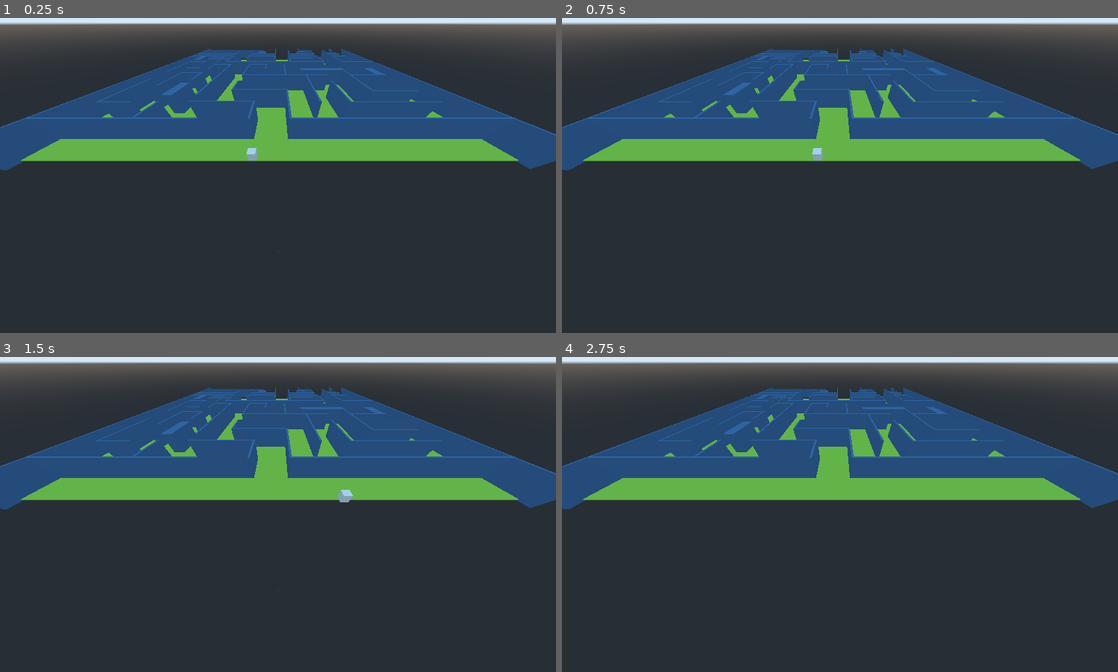
Above: before the commit, frames 1-4 (two rows, left to right).
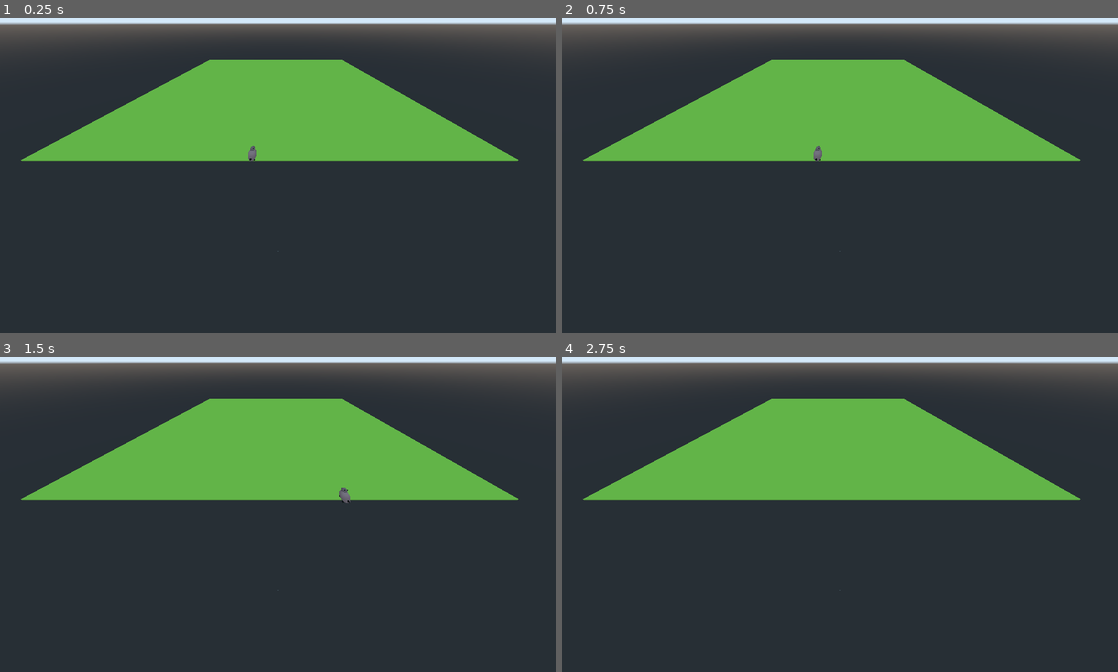
Above: after the commit, the same moments.

Repository: ajelenga/labiLapin
Game: Godot game, scene res://Spatial.tscn
Two runs of this game, one before a commit and one after it. Both use one fixed random seed, a clock stepped at 60 frames per second and the inputs below.
Inputs:
- Up to frame 1 (0.25 s): no input
- Up to frame 2 (0.75 s): tap Enter at 0.5 s; hold Right (ui_right) from 0.53 s (still down)
- Up to frame 3 (1.5 s): release Right (ui_right) at 1.28 s; hold Down (ui_down) from 1.28 s (still down)
- Up to frame 4 (2.75 s): release Down (ui_down) at 2.03 s; hold Right (ui_right) from 2.03 s (still down)

The runs differ from the first frame. In frame 1, 19% of the frame differs, in the area x 0-100%, y 9-49%; in frame 2, 19%; in frame 3, 19%; in frame 4, 18%.

Commit message:
final lapin

Diff:
--- a/main/Spatial.tscn
+++ b/main/Spatial.tscn
@@ -88,7 +88,30 @@
 
 [sub_resource type="BoxShape" id=5]
 
-[sub_resource type="CubeMesh" id=12]
+[sub_resource type="SphereMesh" id=14]
+
+[sub_resource type="SpatialMaterial" id=15]
+albedo_color = Color( 0.705882, 0.541176, 0.541176, 1 )
+
+[sub_resource type="SpatialMaterial" id=16]
+albedo_color = Color( 0, 0, 0, 1 )
+
+[sub_resource type="SpatialMaterial" id=17]
+
+[sub_resource type="SpatialMaterial" id=18]
+albedo_color = Color( 0, 0, 0, 1 )
+
+[sub_resource type="SpatialMaterial" id=19]
+albedo_color = Color( 0, 0, 0, 1 )
+
+[sub_resource type="SpatialMaterial" id=20]
+albedo_color = Color( 0, 0, 0, 1 )
+
+[sub_resource type="SpatialMaterial" id=21]
+albedo_color = Color( 0, 0, 0, 1 )
+
+[sub_resource type="SpatialMaterial" id=22]
+albedo_color = Color( 0.572549, 0.458824, 0.458824, 1 )
 
 [sub_resource type="BoxShape" id=13]
 
@@ -109,6 +132,7 @@
 shape = SubResource( 3 )
 
 [node name="murs" type="Spatial" parent="."]
+visible = false
 
 [node name="mur5" type="StaticBody" parent="murs"]
 transform = Transform( 0.3, 0, 0, 0, 3, 0, 0, 0, 10, -5.13587, 2.95133, -170.166 )
@@ -2933,12 +2957,76 @@
 fov = 112.376
 
 [node name="lapin3D" type="RigidBody" parent="."]
-transform = Transform( 1, 0, 0, 0, 1, 0, 0, 0, 1, 4.19938, 1.16542, -187.496 )
+transform = Transform( -4.37114e-08, 0, -1, 0, 1, 0, 1, 0, -4.37114e-08, 4.19938, 1.16542, -187.496 )
 script = ExtResource( 3 )
 
 [node name="MeshInstance" type="MeshInstance" parent="lapin3D"]
-transform = Transform( 1, 0, 0, 0, 1, 0, 0, 0, 1, 0, 0, 0 )
-mesh = SubResource( 12 )
+transform = Transform( 2.09878, 0, 0, 0, 0.792819, 0, 0, 0, 1, 0, 0, 0 )
+mesh = SubResource( 14 )
+material/0 = SubResource( 15 )
+
+[node name="MeshInstance3" type="MeshInstance" parent="lapin3D"]
+transform = Transform( 0.375487, 0, 0, 0, 0.166481, 0, 0, 0, 0.215061, -1.91109, 0.328254, -0.0468445 )
+mesh = SubResource( 14 )
+material/0 = SubResource( 16 )
+
+[node name="MeshInstance5" type="MeshInstance" parent="lapin3D"]
+transform = Transform( 0.375487, 0, 0, 0, 0.166481, 0, 0, 0, 0.215061, -1.91109, 0.328254, -0.0468445 )
+mesh = SubResource( 14 )
+
+[node name="MeshInstance13" type="MeshInstance" parent="lapin3D"]
+transform = Transform( 0.375487, 0, 0, 0, 0.166481, 0, 0, 0, 0.215061, 1.36108, 0.883463, -0.0468445 )
+mesh = SubResource( 14 )
+material/0 = SubResource( 17 )
+
+[node name="MeshInstance15" type="MeshInstance" parent="lapin3D"]
+transform = Transform( 0.213864, 0.000397019, 0, -0.0752996, 0.0052185, 0, 0, 0, 0.299845, 2.07883, 0.549405, 0.0280151 )
+mesh = SubResource( 14 )
+material/0 = SubResource( 17 )
+
+[node name="MeshInstance14" type="MeshInstance" parent="lapin3D"]
+transform = Transform( 0.375487, 0, 0, 0, 0.166481, 0, 0, 0, 0.215061, 1.36108, 0.885493, 0.230545 )
+mesh = SubResource( 14 )
+material/0 = SubResource( 17 )
+
+[node name="MeshInstance6" type="MeshInstance" parent="lapin3D"]
+transform = Transform( 0.375487, 0, 0, 0, 0.166481, 0, 0, 0, 0.215061, 0.87864, -0.8269, -0.406647 )
+mesh = SubResource( 14 )
+
+[node name="MeshInstance8" type="MeshInstance" parent="lapin3D"]
+transform = Transform( 0.375487, 0, 0, 0, 0.166481, 0, 0, 0, 0.215061, 0.87864, -0.819199, 0.448196 )
+mesh = SubResource( 14 )
+material/0 = SubResource( 18 )
+
+[node name="MeshInstance9" type="MeshInstance" parent="lapin3D"]
+transform = Transform( 0.342299, -0.0684326, 0, 0.154345, 0.151766, 0, 0, 0, 0.215061, -0.902202, -0.779333, -0.406647 )
+mesh = SubResource( 14 )
+material/0 = SubResource( 19 )
+
+[node name="MeshInstance10" type="MeshInstance" parent="lapin3D"]
+transform = Transform( 0.342299, -0.0684326, 0, 0.154345, 0.151766, 0, 0, 0, 0.215061, -0.905367, -0.772312, 0.448196 )
+mesh = SubResource( 14 )
+material/0 = SubResource( 20 )
+
+[node name="MeshInstance11" type="MeshInstance" parent="lapin3D"]
+transform = Transform( -0.417698, -0.0404043, 0.000359267, 0.294095, -0.0219032, -0.000237792, 0.00144239, 6.10241e-05, 0.152524, 0.648627, 1.22848, 0.351852 )
+mesh = SubResource( 14 )
+material/0 = SubResource( 20 )
+
+[node name="MeshInstance12" type="MeshInstance" parent="lapin3D"]
+transform = Transform( -0.417698, -0.0404043, 0.000359267, 0.294095, -0.0219032, -0.000237792, 0.00144239, 6.10241e-05, 0.152524, 0.6294, 1.22848, -0.223358 )
+mesh = SubResource( 14 )
+material/0 = SubResource( 20 )
+
+[node name="MeshInstance7" type="MeshInstance" parent="lapin3D"]
+transform = Transform( 0.375487, 0, 0, 0, 0.166481, 0, 0, 0, 0.215061, 0.87864, -0.8269, -0.406647 )
+mesh = SubResource( 14 )
+material/0 = SubResource( 21 )
+
+[node name="MeshInstance2" type="MeshInstance" parent="lapin3D"]
+transform = Transform( 0.015262, 0.0489179, -0.987514, 0.124673, 0.399439, 0.205199, 0.547237, -0.0766824, -0.0200757, 1.29375, 0.671451, 0.0124359 )
+mesh = SubResource( 14 )
+material/0 = SubResource( 22 )
 
 [node name="CollisionShape" type="CollisionShape" parent="lapin3D"]
 shape = SubResource( 13 )
Not shown: 1 places in main/Spatial.tscn that only renumber resources
